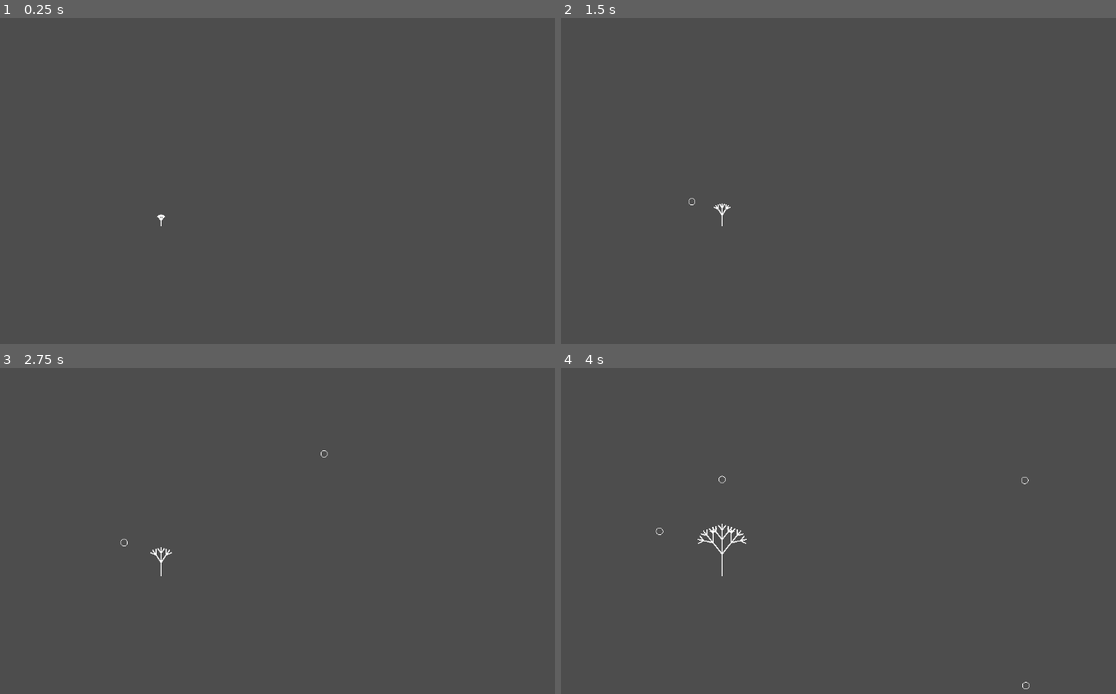
Above: before the commit, frames 1-4 (two rows, left to right).
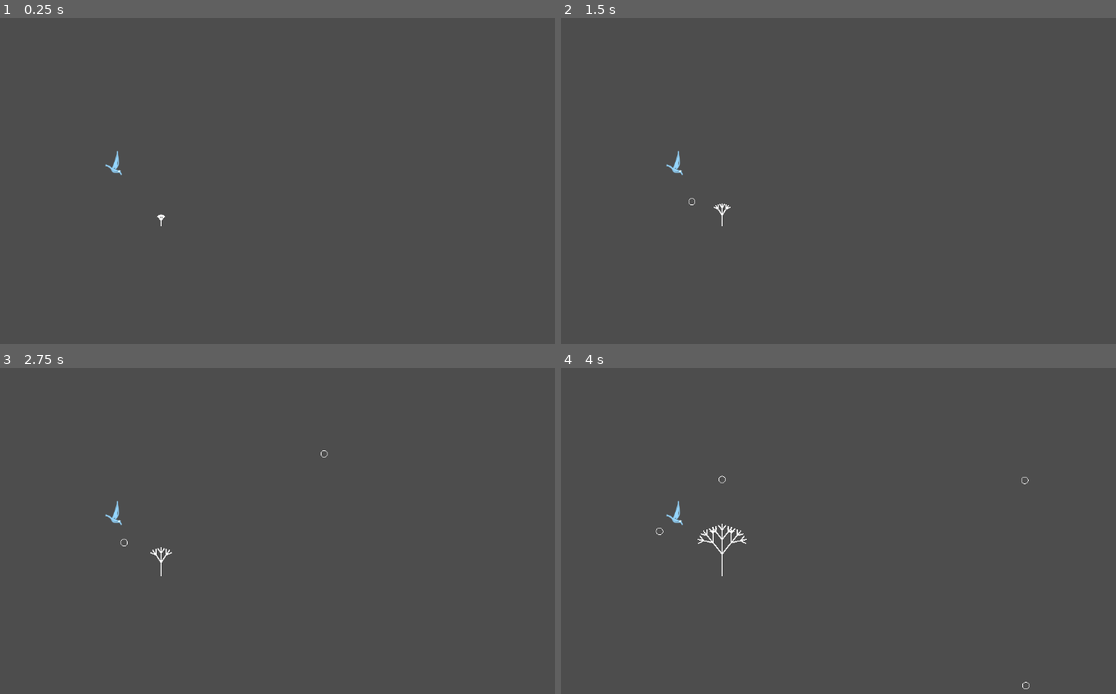
Above: after the commit, the same moments.

Repository: SnowyYANG/OurHaven
Game: Godot game, scene res://main.tscn
The game is run twice, just before and just after one commit, with the same random seed, the same clock (stepped at 60 frames per second) and the same inputs.
Inputs (mouse positions are in pixels of both pictures, inside the frame that each line leads up to):
- Up to frame 1 (0.25 s): no input
- Up to frame 2 (1.5 s): tap Enter at 0.5 s; move the mouse to (960, 164) at 0.52 s; click (960, 164) at 0.67 s; tap Space at 0.77, 1.25 s; move the mouse to (694, 200) at 1.27 s; click (694, 200) at 1.42 s
- Up to frame 3 (2.75 s): tap Space at 1.52 s; tap Enter at 2 s; move the mouse to (321, 452) at 2.02 s; click (321, 452) at 2.17 s
- Up to frame 4 (4 s): tap Space at 2.75, 3.02, 3.77 s; move the mouse to (788, 605) at 2.77 s; click (788, 605) at 2.92 s; tap Enter at 3.5 s; move the mouse to (1016, 589) at 3.52 s; click (1016, 589) at 3.67 s

The runs differ from the first frame. In frame 1, less than 0.1% of the frame differs, in the area x 18-22%, y 40-49%; in frame 2, less than 0.1%; in frame 3, less than 0.1%; in frame 4, less than 0.1%.

Commit message:
bird flying routes

Diff:
--- a/our-haven/main.gd
+++ b/our-haven/main.gd
@@ -12,13 +12,48 @@
 var root_offset = Vector2(400, 400)    # 根点偏移（相对于此 Node2D 的局部坐标）
 var ellipse_points := []  # 存储所有点击点
 var lines := []
+@onready var bird = $Bird
+
+var bezier_active := false
+var bezier_p0 := Vector2.ZERO
+var bezier_p1 := Vector2.ZERO
+var bezier_p2 := Vector2.ZERO
+var bezier_p3 := Vector2.ZERO
+var bezier_duration := 2.0
+var bezier_progress := 0.0
 
 func _ready():
 	# 自动在场景运行时构建树
 	set_process_input(true)
 	rebuild_tree()
 
+func _process(delta):
+	if bezier_active:
+		bezier_progress += delta
+		var t := bezier_progress / bezier_duration
+		print(t)
+		if t >= 1.0:
+			t = 1.0
+			bezier_active = false
+		# 三次贝塞尔
+		var omt := 1.0 - t
+		var pos := omt * omt * omt * bezier_p0 \
+			+ 3.0 * omt * omt * t * bezier_p1 \
+			+ 3.0 * omt * t * t * bezier_p2 \
+			+ t * t * t * bezier_p3
+		bird.global_position = pos
+		queue_redraw()
+
 func _input(event):
+	if event is InputEventMouseButton and event.button_index == MOUSE_BUTTON_RIGHT and event.pressed:
+		bezier_p0 = Vector2.ZERO
+		bezier_p3 = get_global_mouse_position()
+		# 可自定义控制点以获得不同曲线形状
+		bezier_p1 = Vector2(100, 300)                     # 从左上向下的控制点
+		bezier_p2 = get_global_mouse_position() + Vector2(0, -300)           # 在目标上方回拉
+		bezier_duration = 3.0
+		bezier_progress = 0.0
+		bezier_active = true
 	if event is InputEventMouseButton and event.button_index == MOUSE_BUTTON_LEFT and event.pressed:
 		var mouse_pos = event.position
 		var min_dist = INF
--- a/our-haven/main.tscn
+++ b/our-haven/main.tscn
@@ -1,6 +1,11 @@
-[gd_scene load_steps=2 format=3 uid="uid://c2rr3vsuabhfo"]
+[gd_scene load_steps=3 format=3 uid="uid://c2rr3vsuabhfo"]
 
 [ext_resource type="Script" uid="uid://cffa2uxysshrm" path="res://main.gd" id="1_ig7tw"]
+[ext_resource type="Texture2D" uid="uid://c7dx7ax4d0v3s" path="res://bird.png" id="2_0xm2m"]
 
 [node name="Node2D" type="Node2D"]
 script = ExtResource("1_ig7tw")
+
+[node name="Bird" type="Sprite2D" parent="."]
+position = Vector2(313, 289)
+texture = ExtResource("2_0xm2m")
Binary file added: our-haven/bird.png
Not shown, added: our-haven/bird.png.import
